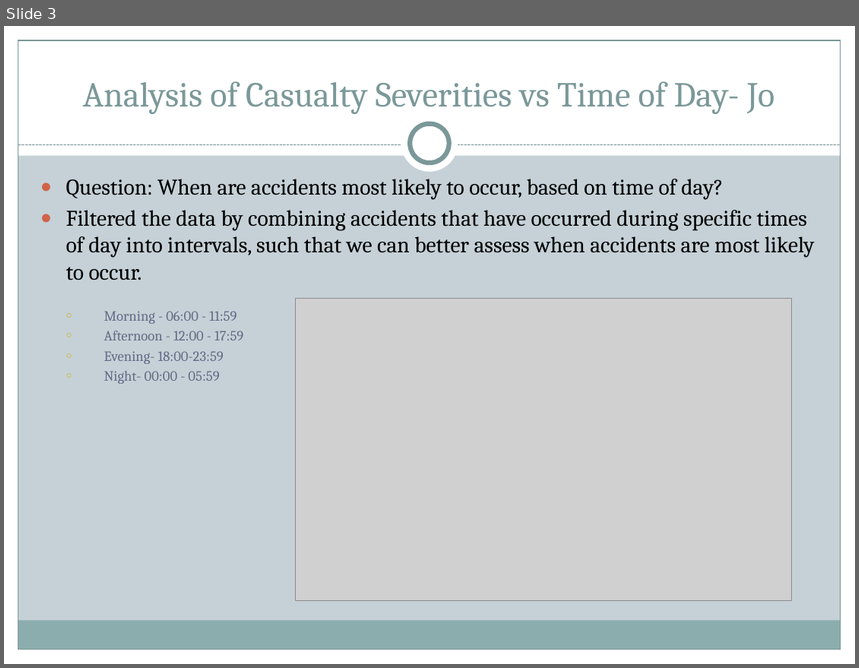
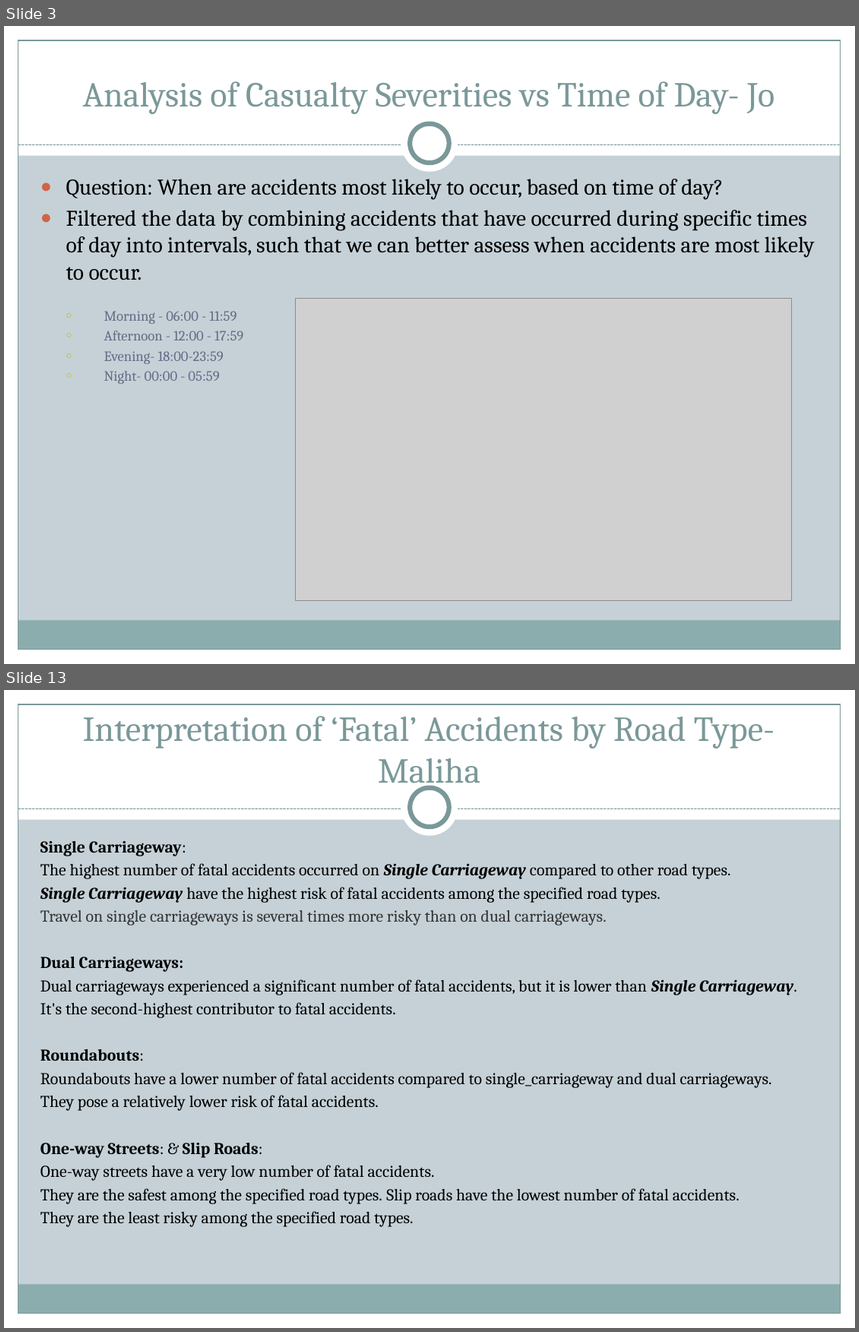
Before and after one commit to HabibR101/Project_1, a slide deck: Car Accidents Data Analysis.pptx. Shown one above the other, each under a label of ours: slide 3 before the commit, slides 3 and 13 after it; the slides between them are not shown. The pictures are 859x668 and 859x1332 pixels, drawn with LibreOffice and Linux fonts; fonts in the diff are those of the drawing; grey boxes stand for pictures. Boxes give left, top, right and bottom in pixels: in the first picture for what was removed or moved away, otherwise in the second. Text is boxed around its words. In the diff, an @@ line names an element or a change of style, - is before the commit and + after.

```diff
--- a/Car Accidents Data Analysis.pptx
+++ b/Car Accidents Data Analysis.pptx
@@ slide 13 added at bbox=[4, 690, 855, 1328], background #C5D1D7; not listed: 9 template elements that a slide beside it also shows @@
@@ title added at bbox=[83, 716, 775, 790], 29.7 pt, text #7C999A @@
+Interpretation of ‘Fatal’ Accidents by Road Type- Maliha
@@ text added at bbox=[40, 841, 797, 1227], 14 pt, text #000000 @@
+Single Carriageway:
+The highest number of fatal accidents occurred on Single Carriageway compared to other road types.
+Single Carriageway have the highest risk of fatal accidents among the specified road types.
+Travel on single carriageways is several times more risky than on dual carriageways.
+Dual Carriageways:
+Dual carriageways experienced a significant number of fatal accidents, but it is lower than Single Carriageway.
+It's the second-highest contributor to fatal accidents.
+Roundabouts:
+Roundabouts have a lower number of fatal accidents compared to single_carriageway and dual carriageways.
+They pose a relatively lower risk of fatal accidents.
+One-way Streets: & Slip Roads:
+One-way streets have a very low number of fatal accidents.
+They are the safest among the specified road types. Slip roads have the lowest number of fatal accidents.
+They are the least risky among the specified road types.
```
Also in this commit, not shown: 3 slides changed, 15 other slides added, 1 other file.
